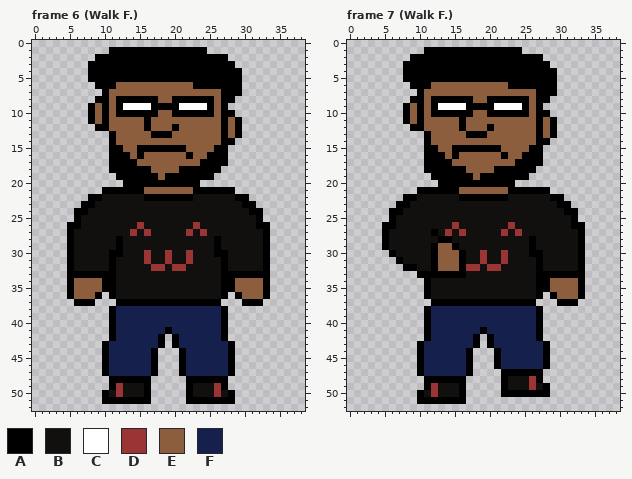
Two versions of one pixel-art file, WIP/Characters/Teddie.aseprite. Above: the version before the commit.
39x53 pixels, 28 frames. Shown: frame 6 (Walk F.), frame 7 (Walk F.). The commit also changed other frames, which this record leaves out.
Palette (. is transparent): A #000000  B #120f0f  C #ffffff  D #9b3535  E #8c5e3d  F #16204c
Pixels before, frame 6 (Walk F.), first column x 5:
 1 ......AAAAAAAAAAAAAA.........
 2 ....AAAAAAAAAAAAAAAAAAA......
 3 ...AAAAAAAAAAAAAAAAAAAAA.....
 4 ...AAAAAAAAAAAAAAAAAAAAAA....
 5 ...AAAAAAAAAAAAAAAAAAAAAA....
 6 ....AAAEEEEEEEEEEEAAAAAAA....
 7 .....AEEEEEEEEEEEEEEEEAAA....
 8 ....AAEAAAAAAEEAAAAAAEAA.....
 9 ...AEAEACCCCAAAACCCCAEA......
10 ...AEAEAAAAAAEEAAAAAAEAA.....
11 ...AEAEEEEEAEEEEEEEEEEAEA....
12 ....AAEEEEEAEEEAEEEEEEAEA....
13 ......AEEEEEAAAEEEEEEEAEA....
14 ......AEEEEEEEEEEEEEEEAA.....
15 ......AAEEAAAAAAAEEEEAA......
16 ......AAAEAEEEEEEAEEAAA......
17 ......AAAAEEEEEEEEEAAAA......
18 ......AAAAAAEEEEAAAAAA.......
19 .......AAAAAAEAAAAAAA........
20 ........AAAAAAAAAAA..........
21 .....AAAAAAEEEEEEEAAAAAA.....
22 ...AABBBBBBAAAAAAABBBBBBAA...
23 ..AABBBBBBBBBBBBBBBBBBBBBAA..
24 .AABBBBBBBBBBBBBBBBBBBBBBBAA.
25 .ABBBBBBBBBBBBBBBBBBBBBBBBBA.
26 AABBBBBBBBDBBBBBBBDBBBBBBBBAA
27 ABBBBBBBBDBDBBBBBDBDBBBBBBBBA
28 ABBBBBBABBBBBBBBBBBBBABBBBBBA
29 ABBBBBBABBBBBBBBBBBBBABBBBBBA
30 ABBBBBAABBBDBBDBBDBBBAABBBBBA
31 ABBBBBABBBBDBBDBBDBBBBABBBBBA
32 ABBBBBABBBBBDDBDDBBBBBABBBBBA
33 AAAAAAABBBBBBBBBBBBBBBAAAAAAA
34 AEEEEAABBBBBBBBBBBBBBBAAEEEEA
35 AEEEEAABBBBBBBBBBBBBBBAAEEEEA
36 AEEEA.ABBBBBBBBBBBBBBBA.AEEEA
37 .AAA...AAAAAAAAAAAAAAA...AAA.
38 ......AFFFFFFFFFFFFFFFA......
39 ......AFFFFFFFFFFFFFFFA......
40 ......AFFFFFFFFFFFFFFFA......
41 ......AFFFFFFFAFFFFFFFA......
42 ......AFFFFFFA.AFFFFFFA......
43 .....AFFFFFFFA.AFFFFFFFA.....
44 .....AFFFFFFA...AFFFFFFA.....
45 .....AFFFFFFA...AFFFFFFA.....
46 .....AFFFFFFA...AFFFFFFA.....
47 .....AFFFFFFA...AFFFFFFA.....
48 ......AAAAAA.....AAAAAA......
49 ......ADBBBA.....ABBBDA......
50 .....ABDBBBA.....ABBBDBA.....
51 .....AAAAAAA.....AAAAAAA.....
Pixels before, frame 7 (Walk F.), first column x 5:
 1 ......AAAAAAAAAAAAAA.........
 2 ....AAAAAAAAAAAAAAAAAAA......
 3 ...AAAAAAAAAAAAAAAAAAAAA.....
 4 ...AAAAAAAAAAAAAAAAAAAAAA....
 5 ...AAAAAAAAAAAAAAAAAAAAAA....
 6 ....AAAEEEEEEEEEEEAAAAAAA....
 7 .....AEEEEEEEEEEEEEEEEAAA....
 8 ....AAEAAAAAAEEAAAAAAEAA.....
 9 ...AEAEACCCCAAAACCCCAEA......
10 ...AEAEAAAAAAEEAAAAAAEAA.....
11 ...AEAEEEEEAEEEEEEEEEEAEA....
12 ....AAEEEEEAEEEAEEEEEEAEA....
13 ......AEEEEEAAAEEEEEEEAEA....
14 ......AEEEEEEEEEEEEEEEAA.....
15 ......AAEEAAAAAAAEEEEAA......
16 ......AAAEAEEEEEEAEEAAA......
17 ......AAAAEEEEEEEEEAAAA......
18 ......AAAAAAEEEEAAAAAA.......
19 .......AAAAAAEAAAAAAA........
20 ........AAAAAAAAAAA..........
21 .....AAAAAAEEEEEEEAAAAAA.....
22 ...AABBBBBBAAAAAAABBBBBBAA...
23 ..AABBBBBBBBBBBBBBBBBBBBBAA..
24 .AABBBBBBBBBBBBBBBBBBBBBBBAA.
25 .ABBBBBBBBBBBBBBBBBBBBBBBBBA.
26 AABBBBBBBBDBBBBBBBDBBBBBBBBAA
27 ABBBBBBABDBDBBBBBDBDBBBBBBBBA
28 ABBBBBBBAABBBBBBBBBBBABBBBBBA
29 ABBBBBBAEEABBBBBBBBBBABBBBBBA
30 .ABBBBBAEEEABBDBBDBBBAABBBBBA
31 ..ABBBBAEEEABBDBBDBBBBABBBBBA
32 ...AABBAEEEADDBDDBBBBBABBBBBA
33 .....AAAAAAABBBBBBBBBBAAAAAAA
34 ......ABBBBBBBBBBBBBBBAAEEEEA
35 ......ABBBBBBBBBBBBBBBAAEEEEA
36 ......ABBBBBBBBBBBBBBBA.AEEEA
37 .......AAAAAAAAAAAAAAA...AAA.
38 ......AFFFFFFFFFFFFFFFA......
39 ......AFFFFFFFFFFFFFFFA......
40 ......AFFFFFFFFFFFFFFFA......
41 ......AFFFFFFFAFFFFFFFA......
42 ......AFFFFFFA.AFFFFFFA......
43 .....AFFFFFFFA.AFFFFFFFA.....
44 .....AFFFFFFA...AFFFFFFA.....
45 .....AFFFFFFA...AFFFFFFA.....
46 .....AFFFFFFA...AFFFFFFA.....
47 .....AFFFFFFA....AAAAAA......
48 ......AAAAAA.....ABBBDA......
49 ......ADBBBA.....ABBBDBA.....
50 .....ABDBBBA.....AAAAAAA.....
51 .....AAAAAAA.................
New version:
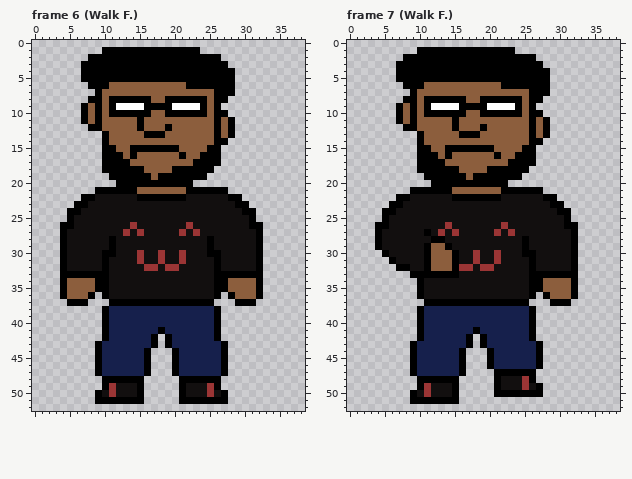
The exact change:
Changed rows in their new state; - is an unchanged pixel.
Frame 6 (Walk F.):
first column x 4:
 1 ------A-------------.---------
 2 ----A------------------.------
 3 ---A--------------------.-----
 4 ---A---------------------.----
 5 ---A---------------------.----
 6 ----A--E----------A------.----
 7 -----AE---------------A--.----
 8 ----A-EA-----E-A-----EA-.-----
 9 ---AEAEAC---A---C---AEA.------
10 ---AEAEA-----E-A-----EA-.-----
11 ---AEAE----AE---------AEA.----
12 ----A-E----AE--AE-----AEA.----
13 ------AE----A--E------AEA.----
14 ------AE--------------A-.-----
15 ------A-E-A------E---A-.------
16 ------A--EAE-----AE-A--.------
17 ------A---E--------A---.------
18 ------A-----E---A-----.-------
19 -------A-----EA------.--------
20 --------A----------.----------
21 -----A-----E------A-----.-----
22 ---A-B-----A------B-----A-.---
23 --A-B--------------------A-.--
24 -A-B----------------------A-.-
25 -AB------------------------A.-
26 A-B-------DB------DB-------A-.
27 AB-------DBDB----DBDB-------A.
28 AB-----AB------------AB-----A.
29 AB-----AB------------AB-----A.
30 AB----A-B--DB-DB-DB--A-B----A.
31 AB----AB---DB-DB-DB---AB----A.
32 AB----AB----D-BD-B----AB----A.
33 A------B--------------A------.
34 AE---A-B--------------A-E---A.
35 AE---A-B--------------A-E---A.
36 AE--A.AB--------------A.AE--A.
37 -A--.--A--------------.--A--.-
38 ------AF--------------A.------
39 ------AF--------------A.------
40 ------AF--------------A.------
41 ------AF------AF------A.------
42 ------AF-----A.AF-----A.------
43 -----AF------A.AF------A.-----
44 -----AF-----A.--AF-----A.-----
45 -----AF-----A.--AF-----A.-----
46 -----AF-----A.--AF-----A.-----
47 -----AF-----A.--AF-----A.-----
48 ------A-----.----A-----.------
49 ------ADB--A.----AB--DA.------
50 -----ABDB--A.----AB--DBA.-----
51 -----A------.----A------.-----
Frame 7 (Walk F.):
first column x 4:
 1 ------A-------------.---------
 2 ----A------------------.------
 3 ---A--------------------.-----
 4 ---A---------------------.----
 5 ---A---------------------.----
 6 ----A--E----------A------.----
 7 -----AE---------------A--.----
 8 ----A-EA-----E-A-----EA-.-----
 9 ---AEAEAC---A---C---AEA.------
10 ---AEAEA-----E-A-----EA-.-----
11 ---AEAE----AE---------AEA.----
12 ----A-E----AE--AE-----AEA.----
13 ------AE----A--E------AEA.----
14 ------AE--------------A-.-----
15 ------A-E-A------E---A-.------
16 ------A--EAE-----AE-A--.------
17 ------A---E--------A---.------
18 ------A-----E---A-----.-------
19 -------A-----EA------.--------
20 --------A----------.----------
21 -----A-----E------A-----.-----
22 ---A-B-----A------B-----A-.---
23 --A-B--------------------A-.--
24 -A-B----------------------A-.-
25 -AB------------------------A.-
26 A-B-------DB------DB-------A-.
27 AB-----ABDBDB----DBDB-------A.
28 AB------A-B----------AB-----A.
29 AB-----AE-AB---------AB-----A.
30 -AB----AE--AB-DB-DB--A-B----A.
31 --AB---AE--AB-DB-DB---AB----A.
32 ---A-B-AE--AD-BD-B----AB----A.
33 -----A------B---------A------.
34 ------AB--------------A-E---A.
35 ------AB--------------A-E---A.
36 ------AB--------------A.AE--A.
37 -------A--------------.--A--.-
38 ------AF--------------A.------
39 ------AF--------------A.------
40 ------AF--------------A.------
41 ------AF------AF------A.------
42 ------AF-----A.AF-----A.------
43 -----AF------A.AF------A.-----
44 -----AF-----A.--AF-----A.-----
45 -----AF-----A.--AF-----A.-----
46 -----AF-----A.--AF-----A.-----
47 -----AF-----A.---A-----.------
48 ------A-----.----AB--DA.------
49 ------ADB--A.----AB--DBA.-----
50 -----ABDB--A.----A------.-----
51 -----A------.-----------------
